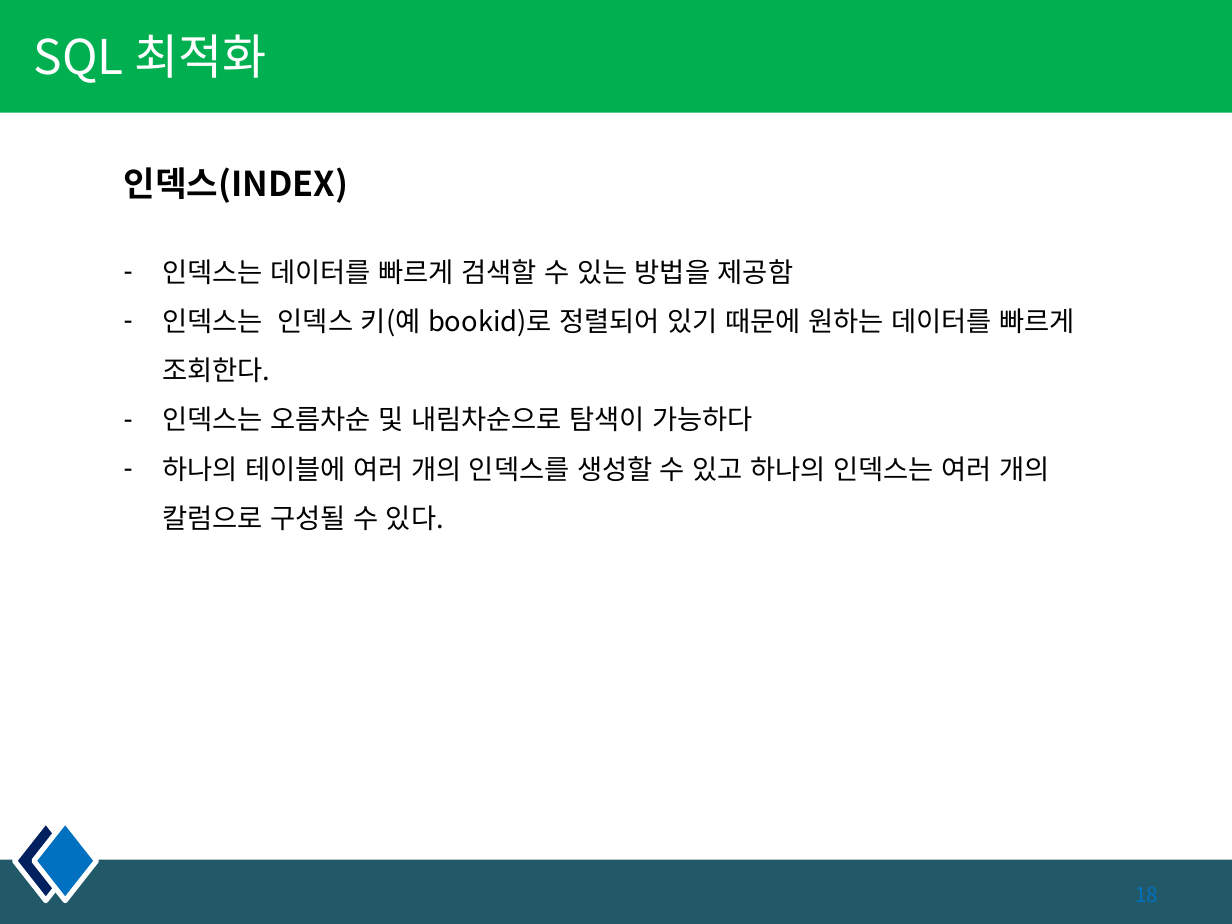
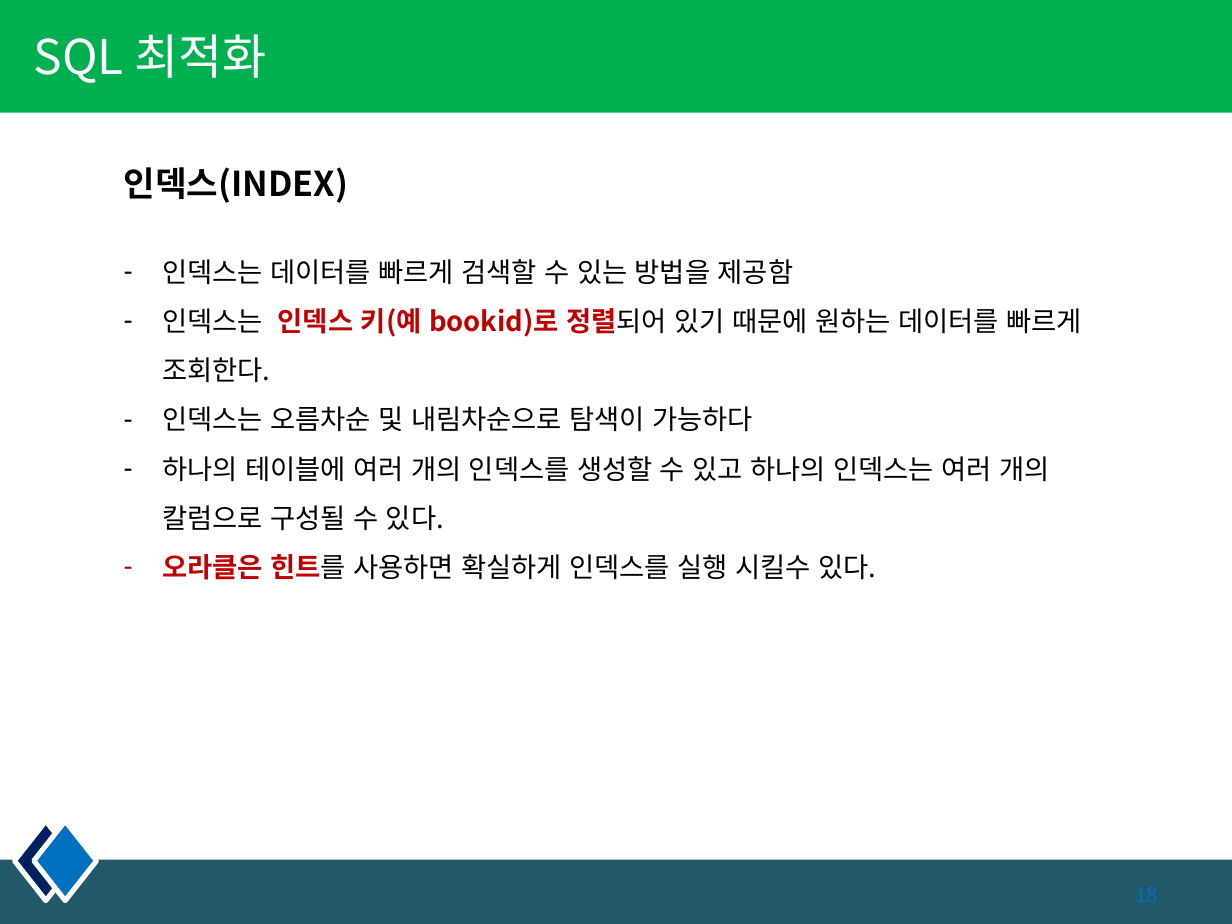
Before and after one commit to pshho/ngreen_project, a slide deck: slide 18 of sqlWorks/자료/db_ppt/6장. 함수2.pptx. Drawn at 1232x924 pixels with LibreOffice and Linux fonts; fonts in the diff are those of the drawing. Boxes give left, top, right and bottom in pixels: in the first picture for what was removed or moved away, otherwise in the second. Text is boxed around its words. In the diff, an @@ line names an element or a change of style, - is before the commit and + after.

```diff
--- a/sqlWorks/자료/db_ppt/6장. 함수2.pptx
+++ b/sqlWorks/자료/db_ppt/6장. 함수2.pptx
@@ text at <box>162,308,1081,383</box>: text colour #000000 to #C00000, bold on in "인덱스 키(예 bookid)로 정렬되어" @@
@@ text at <box>162,554,876,580</box>: paragraph added @@
+– 오라클은 힌트를 사용하면 확실하게 인덱스를 실행 시킬수 있다.
```
Also in this commit, not shown: 2 other slides changed, 32 other files.
